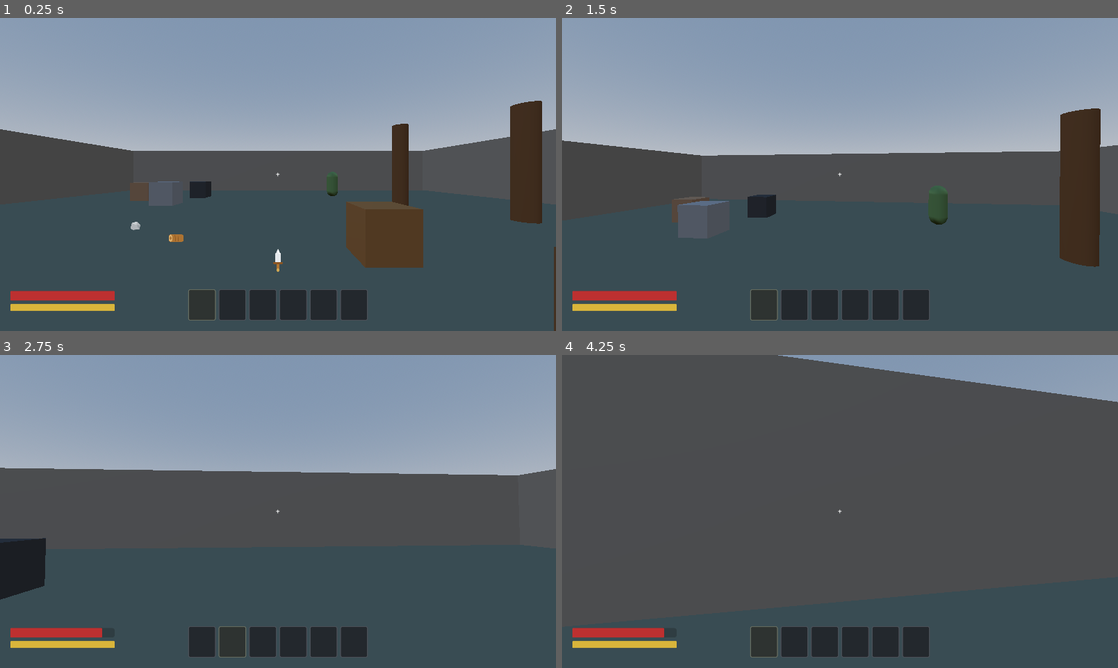
Above: before the commit, frames 1-4 (two rows, left to right).
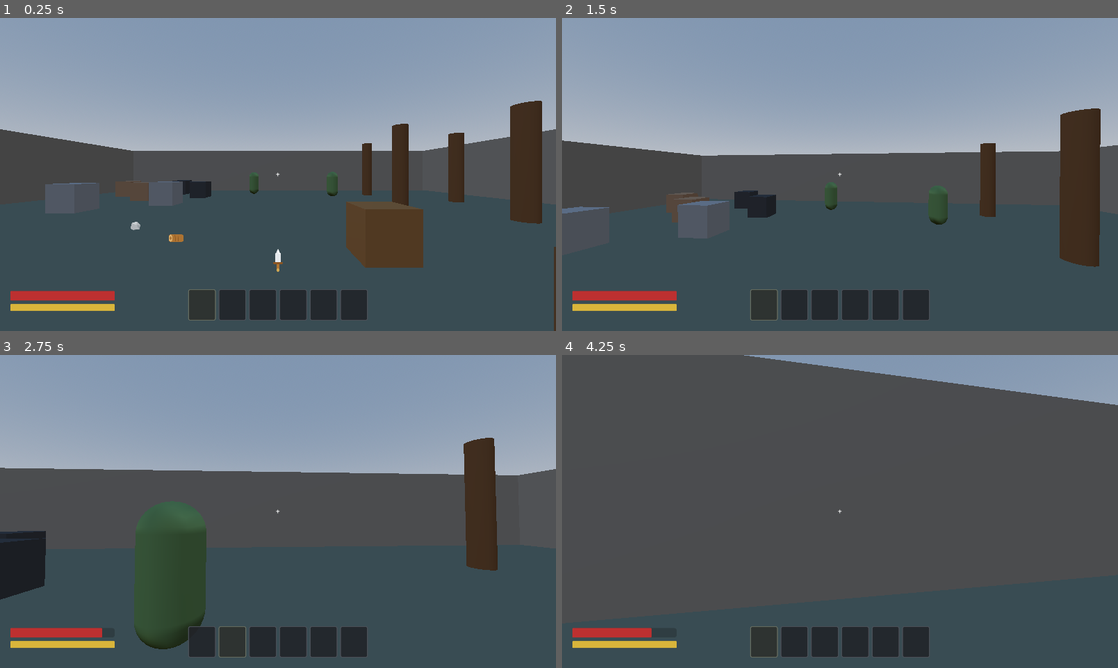
Above: after the commit, the same moments.

Repository: RosierKirill/QuietPlaceGame
Game: Godot game, scene res://world/demo.tscn
The game is run twice, just before and just after one commit, with the same random seed, the same clock (stepped at 60 frames per second) and the same inputs. Before the commit the project starts from res://world/test_room.tscn.
Inputs (mouse positions are in pixels of both pictures, inside the frame that each line leads up to):
- Up to frame 1 (0.25 s): no input
- Up to frame 2 (1.5 s): tap Enter at 0.5 s; move the mouse to (867, 174) at 0.52 s; hold E (interact) 0.53-1.28 s; hold W (move_forward) from 0.53 s (still down); tap Space (jump) at 0.77 s; move the mouse to (812, 174) at 1.27 s; click (812, 174) at 1.35 s
- Up to frame 3 (2.75 s): keep holding W (move_forward); tap Space (jump) at 1.52 s; tap E (interact) at 1.55, 2.3 s; move the mouse to (289, 505) at 2.02 s; hold Mouse wheel down (hotbar_next) from 2.03 s (still down)
- Up to frame 4 (4.25 s): keep holding W (move_forward); move the mouse to (834, 517) at 2.77 s; release Mouse wheel down (hotbar_next) at 2.78 s; tap Mouse wheel up (hotbar_previous) at 2.85 s; tap Space (jump) at 3.02, 3.77 s; tap E (interact) at 3.05 s; move the mouse to (878, 514) at 3.52 s; hold E (interact) from 3.53 s (still down)

The runs differ from the first frame. In frame 1, 1.4% of the frame differs, in the area x 8-84%, y 36-59%; in frame 2, 1.1%; in frame 3, 7.0%, in the area x 0-90%, y 26-94%; in frame 4, 0.9%.

Commit message:
feat: assemble la scène de démo et finalise la documentation
world/demo.tscn réunit toute la boucle de jeu — ressources, créatures, table de
fabrication et coffre — et devient la scène lancée par défaut. test_room.tscn
reste comme bac à sable minimal pour éprouver un système isolément.

Corrige un défaut d'ordre d'initialisation : la barre rapide annonçant sa
sélection dans son propre _ready, le porte-arme pouvait manquer ce signal et
laisser la dague invisible jusqu'au premier changement d'emplacement. Il lit
désormais l'état courant au lieu de l'attendre.

README et CHANGELOG à jour : fonctionnalités, contrôles, boucle de jeu,
structure des dossiers et principes d'architecture.

GAME-701 GAME-703

Diff:
--- a/items/recipes/iron_ingot.tres
+++ b/items/recipes/iron_ingot.tres
@@ -1,4 +1,4 @@
-[gd_resource type="Resource" script_class="Recipe" load_steps=8 format=3]
+[gd_resource type="Resource" script_class="Recipe" load_steps=8 format=3 uid="uid://bhj1ah7dia1vr"]
 
 [ext_resource type="Script" path="res://systems/crafting/recipe.gd" id="1_recipe"]
 [ext_resource type="Script" path="res://systems/crafting/recipe_ingredient.gd" id="2_ingredient"]
--- a/items/recipes/planks.tres
+++ b/items/recipes/planks.tres
@@ -1,4 +1,4 @@
-[gd_resource type="Resource" script_class="Recipe" load_steps=6 format=3]
+[gd_resource type="Resource" script_class="Recipe" load_steps=6 format=3 uid="uid://b1ce33e88frgr"]
 
 [ext_resource type="Script" path="res://systems/crafting/recipe.gd" id="1_recipe"]
 [ext_resource type="Script" path="res://systems/crafting/recipe_ingredient.gd" id="2_ingredient"]
--- a/player/weapon_holder.gd
+++ b/player/weapon_holder.gd
@@ -36,6 +36,10 @@
 		return
 
 	hotbar.selection_changed.connect(_on_selection_changed)
+
+	# La hotbar annonce sa sélection dans son propre _ready, qui a pu s'exécuter
+	# avant celui-ci : on lit donc l'état courant plutôt que d'attendre le signal.
+	_on_selection_changed(0, hotbar.get_selected_stack())
 
 
 func _unhandled_input(event: InputEvent) -> void:
--- a/project.godot
+++ b/project.godot
@@ -13,7 +13,7 @@
 config/name="Quiet Place Game"
 config/description="Jeu de survie / RPG à la première personne (POC v0.1.0). Moteur : Godot 4 (GDScript)."
 config/version="0.0.1"
-run/main_scene="res://world/test_room.tscn"
+run/main_scene="res://world/demo.tscn"
 config/features=PackedStringArray("4.3", "Forward Plus")
 config/icon="res://icon.svg"
 
--- /dev/null
+++ b/world/demo.tscn
@@ -0,0 +1,198 @@
+[gd_scene load_steps=28 format=3]
+
+[ext_resource type="PackedScene" path="res://player/player.tscn" id="1_player"]
+[ext_resource type="Script" path="res://systems/interaction/interactable.gd" id="2_interactable"]
+[ext_resource type="PackedScene" path="res://entities/items/world_item.tscn" id="3_world_item"]
+[ext_resource type="Resource" path="res://items/wood.tres" id="4_wood"]
+[ext_resource type="Resource" path="res://items/stone.tres" id="5_stone"]
+[ext_resource type="Resource" path="res://items/dagger.tres" id="6_dagger"]
+[ext_resource type="PackedScene" path="res://entities/resources/tree.tscn" id="7_tree"]
+[ext_resource type="PackedScene" path="res://entities/resources/stone.tscn" id="8_stone"]
+[ext_resource type="PackedScene" path="res://entities/resources/iron_vein.tscn" id="9_iron"]
+[ext_resource type="PackedScene" path="res://entities/resources/coal_vein.tscn" id="10_coal"]
+[ext_resource type="PackedScene" path="res://entities/mobs/zombie.tscn" id="11_zombie"]
+[ext_resource type="PackedScene" path="res://entities/mobs/sheep.tscn" id="12_sheep"]
+[ext_resource type="PackedScene" path="res://entities/stations/crafting_table.tscn" id="13_table"]
+[ext_resource type="PackedScene" path="res://entities/stations/chest.tscn" id="14_chest"]
+
+[sub_resource type="ProceduralSkyMaterial" id="ProceduralSkyMaterial_sky"]
+
+[sub_resource type="Sky" id="Sky_main"]
+sky_material = SubResource("ProceduralSkyMaterial_sky")
+
+[sub_resource type="Environment" id="Environment_main"]
+background_mode = 2
+sky = SubResource("Sky_main")
+tonemap_mode = 2
+
+[sub_resource type="StandardMaterial3D" id="StandardMaterial3D_floor"]
+albedo_color = Color(0.36, 0.4, 0.36, 1)
+roughness = 0.9
+
+[sub_resource type="BoxMesh" id="BoxMesh_floor"]
+material = SubResource("StandardMaterial3D_floor")
+size = Vector3(30, 0.5, 30)
+
+[sub_resource type="BoxShape3D" id="BoxShape3D_floor"]
+size = Vector3(30, 0.5, 30)
+
+[sub_resource type="StandardMaterial3D" id="StandardMaterial3D_wall"]
+albedo_color = Color(0.52, 0.5, 0.47, 1)
+roughness = 0.95
+
+[sub_resource type="BoxMesh" id="BoxMesh_wall_x"]
+material = SubResource("StandardMaterial3D_wall")
+size = Vector3(30, 4, 0.5)
+
+[sub_resource type="BoxShape3D" id="BoxShape3D_wall_x"]
+size = Vector3(30, 4, 0.5)
+
+[sub_resource type="StandardMaterial3D" id="StandardMaterial3D_crate"]
+albedo_color = Color(0.55, 0.38, 0.2, 1)
+roughness = 0.8
+
+[sub_resource type="BoxMesh" id="BoxMesh_crate"]
+material = SubResource("StandardMaterial3D_crate")
+
+[sub_resource type="BoxShape3D" id="BoxShape3D_crate"]
+
+[sub_resource type="NavigationMesh" id="NavigationMesh_floor"]
+vertices = PackedVector3Array(-14, 0.05, -14, 14, 0.05, -14, 14, 0.05, 14, -14, 0.05, 14)
+polygons = [PackedInt32Array(0, 3, 2), PackedInt32Array(0, 2, 1)]
+
+[node name="Demo" type="Node3D"]
+
+[node name="WorldEnvironment" type="WorldEnvironment" parent="."]
+environment = SubResource("Environment_main")
+
+[node name="DirectionalLight3D" type="DirectionalLight3D" parent="."]
+transform = Transform3D(0.866, 0, 0.5, 0.383, 0.643, -0.663, -0.3215, 0.766, 0.5568, 0, 8, 0)
+shadow_enabled = true
+
+[node name="Floor" type="StaticBody3D" parent="."]
+transform = Transform3D(1, 0, 0, 0, 1, 0, 0, 0, 1, 0, -0.25, 0)
+
+[node name="MeshInstance3D" type="MeshInstance3D" parent="Floor"]
+mesh = SubResource("BoxMesh_floor")
+
+[node name="CollisionShape3D" type="CollisionShape3D" parent="Floor"]
+shape = SubResource("BoxShape3D_floor")
+
+[node name="WallNorth" type="StaticBody3D" parent="."]
+transform = Transform3D(1, 0, 0, 0, 1, 0, 0, 0, 1, 0, 2, -15)
+
+[node name="MeshInstance3D" type="MeshInstance3D" parent="WallNorth"]
+mesh = SubResource("BoxMesh_wall_x")
+
+[node name="CollisionShape3D" type="CollisionShape3D" parent="WallNorth"]
+shape = SubResource("BoxShape3D_wall_x")
+
+[node name="WallSouth" type="StaticBody3D" parent="."]
+transform = Transform3D(1, 0, 0, 0, 1, 0, 0, 0, 1, 0, 2, 15)
+
+[node name="MeshInstance3D" type="MeshInstance3D" parent="WallSouth"]
+mesh = SubResource("BoxMesh_wall_x")
+
+[node name="CollisionShape3D" type="CollisionShape3D" parent="WallSouth"]
+shape = SubResource("BoxShape3D_wall_x")
+
+[node name="WallEast" type="StaticBody3D" parent="."]
+transform = Transform3D(0, 0, -1, 0, 1, 0, 1, 0, 0, 15, 2, 0)
+
+[node name="MeshInstance3D" type="MeshInstance3D" parent="WallEast"]
+mesh = SubResource("BoxMesh_wall_x")
+
+[node name="CollisionShape3D" type="CollisionShape3D" parent="WallEast"]
+shape = SubResource("BoxShape3D_wall_x")
+
+[node name="WallWest" type="StaticBody3D" parent="."]
+transform = Transform3D(0, 0, -1, 0, 1, 0, 1, 0, 0, -15, 2, 0)
+
+[node name="MeshInstance3D" type="MeshInstance3D" parent="WallWest"]
+mesh = SubResource("BoxMesh_wall_x")
+
+[node name="CollisionShape3D" type="CollisionShape3D" parent="WallWest"]
+shape = SubResource("BoxShape3D_wall_x")
+
+[node name="Player" parent="." instance=ExtResource("1_player")]
+transform = Transform3D(1, 0, 0, 0, 1, 0, 0, 0, 1, 0, 0.1, 6)
+
+[node name="Crate" type="StaticBody3D" parent="."]
+transform = Transform3D(1, 0, 0, 0, 1, 0, 0, 0, 1, 2, 0.5, 2)
+
+[node name="MeshInstance3D" type="MeshInstance3D" parent="Crate"]
+mesh = SubResource("BoxMesh_crate")
+
+[node name="CollisionShape3D" type="CollisionShape3D" parent="Crate"]
+shape = SubResource("BoxShape3D_crate")
+
+[node name="Interactable" type="Node3D" parent="Crate"]
+script = ExtResource("2_interactable")
+prompt = "Examiner la caisse"
+
+[node name="WoodPickup" parent="." instance=ExtResource("3_world_item")]
+transform = Transform3D(1, 0, 0, 0, 1, 0, 0, 0, 1, -2, 0, 2)
+item = ExtResource("4_wood")
+quantity = 5
+
+[node name="StonePickup" parent="." instance=ExtResource("3_world_item")]
+transform = Transform3D(1, 0, 0, 0, 1, 0, 0, 0, 1, -3.5, 0, 1)
+item = ExtResource("5_stone")
+quantity = 3
+
+[node name="DaggerPickup" parent="." instance=ExtResource("3_world_item")]
+transform = Transform3D(1, 0, 0, 0, 1, 0, 0, 0, 1, 0, 0, 3)
+item = ExtResource("6_dagger")
+
+[node name="Tree1" parent="." instance=ExtResource("7_tree")]
+transform = Transform3D(1, 0, 0, 0, 1, 0, 0, 0, 1, 6, 0, -4)
+
+[node name="Tree2" parent="." instance=ExtResource("7_tree")]
+transform = Transform3D(1, 0, 0, 0, 1, 0, 0, 0, 1, 8.5, 0, -1)
+
+[node name="Stone1" parent="." instance=ExtResource("8_stone")]
+transform = Transform3D(1, 0, 0, 0, 1, 0, 0, 0, 1, -6, 0, -5)
+
+[node name="IronVein1" parent="." instance=ExtResource("9_iron")]
+transform = Transform3D(1, 0, 0, 0, 1, 0, 0, 0, 1, -8.5, 0, -7)
+
+[node name="CoalVein1" parent="." instance=ExtResource("10_coal")]
+transform = Transform3D(1, 0, 0, 0, 1, 0, 0, 0, 1, -5.5, 0, -8.5)
+
+[node name="NavigationRegion3D" type="NavigationRegion3D" parent="."]
+navigation_mesh = SubResource("NavigationMesh_floor")
+
+[node name="Zombie1" parent="." instance=ExtResource("11_zombie")]
+transform = Transform3D(1, 0, 0, 0, 1, 0, 0, 0, 1, 4, 0, -9)
+
+[node name="Sheep1" parent="." instance=ExtResource("12_sheep")]
+transform = Transform3D(1, 0, 0, 0, 1, 0, 0, 0, 1, -3, 0, 9)
+
+[node name="Sheep2" parent="." instance=ExtResource("12_sheep")]
+transform = Transform3D(1, 0, 0, 0, 1, 0, 0, 0, 1, -6, 0, 7)
+
+[node name="CraftingTable" parent="." instance=ExtResource("13_table")]
+transform = Transform3D(1, 0, 0, 0, 1, 0, 0, 0, 1, 3, 0, 5)
+
+[node name="Chest" parent="." instance=ExtResource("14_chest")]
+transform = Transform3D(1, 0, 0, 0, 1, 0, 0, 0, 1, 5, 0, 5)
+[node name="Tree3" parent="." instance=ExtResource("7_tree")]
+transform = Transform3D(1, 0, 0, 0, 1, 0, 0, 0, 1, 10.5, 0, -6)
+
+[node name="Tree4" parent="." instance=ExtResource("7_tree")]
+transform = Transform3D(1, 0, 0, 0, 1, 0, 0, 0, 1, 7, 0, -10)
+
+[node name="Stone2" parent="." instance=ExtResource("8_stone")]
+transform = Transform3D(1, 0, 0, 0, 1, 0, 0, 0, 1, -9, 0, -3)
+
+[node name="IronVein2" parent="." instance=ExtResource("9_iron")]
+transform = Transform3D(1, 0, 0, 0, 1, 0, 0, 0, 1, -11, 0, -9)
+
+[node name="CoalVein2" parent="." instance=ExtResource("10_coal")]
+transform = Transform3D(1, 0, 0, 0, 1, 0, 0, 0, 1, -8, 0, -11)
+
+[node name="Zombie2" parent="." instance=ExtResource("11_zombie")]
+transform = Transform3D(1, 0, 0, 0, 1, 0, 0, 0, 1, -2, 0, -11)
+
+[node name="Sheep3" parent="." instance=ExtResource("12_sheep")]
+transform = Transform3D(1, 0, 0, 0, 1, 0, 0, 0, 1, 1, 0, 11)
Not shown, added: assets/icons/iron_ingot.svg.import
Not shown, added: assets/icons/plank.svg.import
Not shown, changed: CHANGELOG.md
Not shown, changed: README.md
